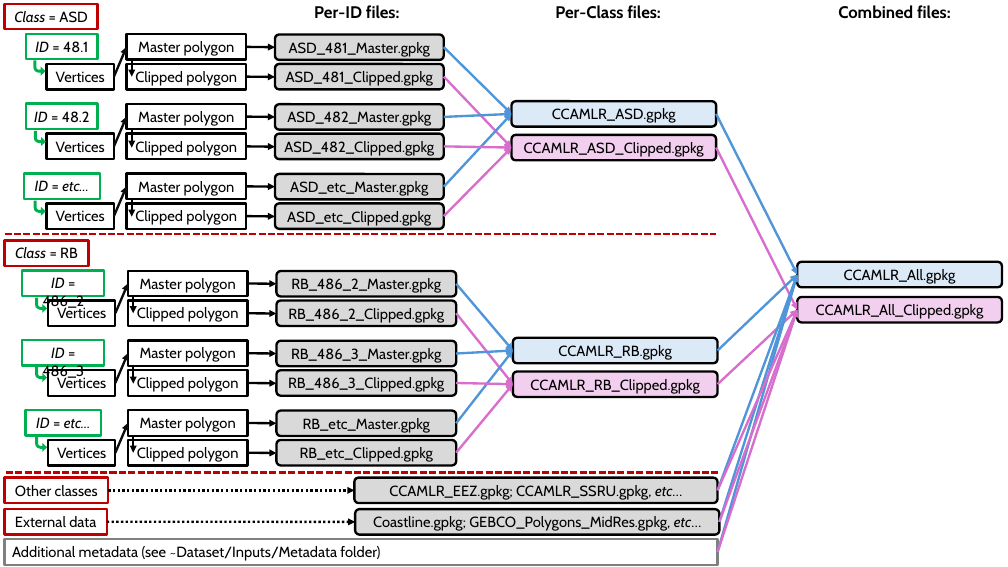
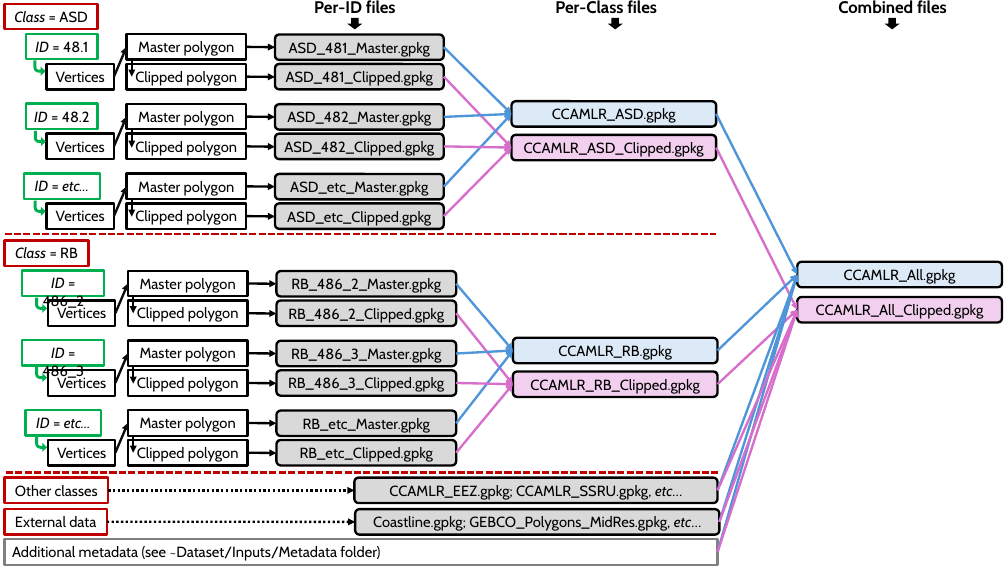
Before and after one commit to ccamlr/geospatial_operations, a slide deck: slide 1 of Figures/Classes.pptx. Drawn at 1008x567 pixels with LibreOffice and Linux fonts; fonts in the diff are those of the drawing. Boxes give left, top, right and bottom in pixels: in the first picture for what was removed or moved away, otherwise in the second. Text is boxed around its words. In the diff, an @@ line names an element or a change of style, - is before the commit and + after.

```diff
--- a/Figures/Classes.pptx
+++ b/Figures/Classes.pptx
@@ text at [314,0,396,13]: text changed @@
-Per-ID files:
+Per-ID files
@@ down arrow added at [347,18,362,29], fill #000000 @@
@@ text at [555,0,657,14]: text changed @@
-Per-Class files:
+Per-Class files
@@ down arrow added at [608,18,623,29], fill #000000 @@
@@ text at [838,0,947,14]: text changed @@
-Combined files:
+Combined files
@@ down arrow added at [885,18,900,29], fill #000000 @@
```
Also in this commit, not shown: 5 other files.
